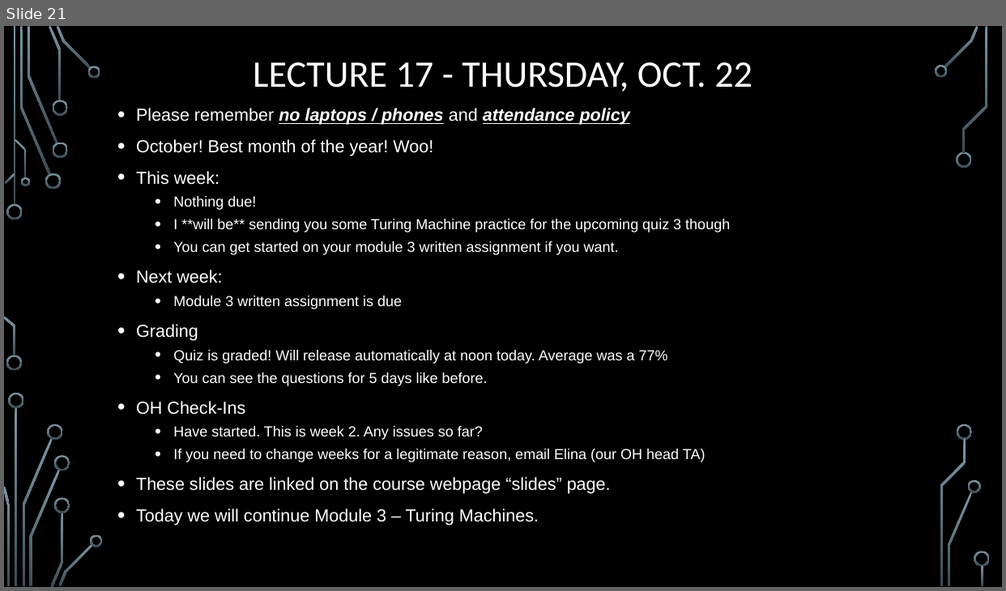
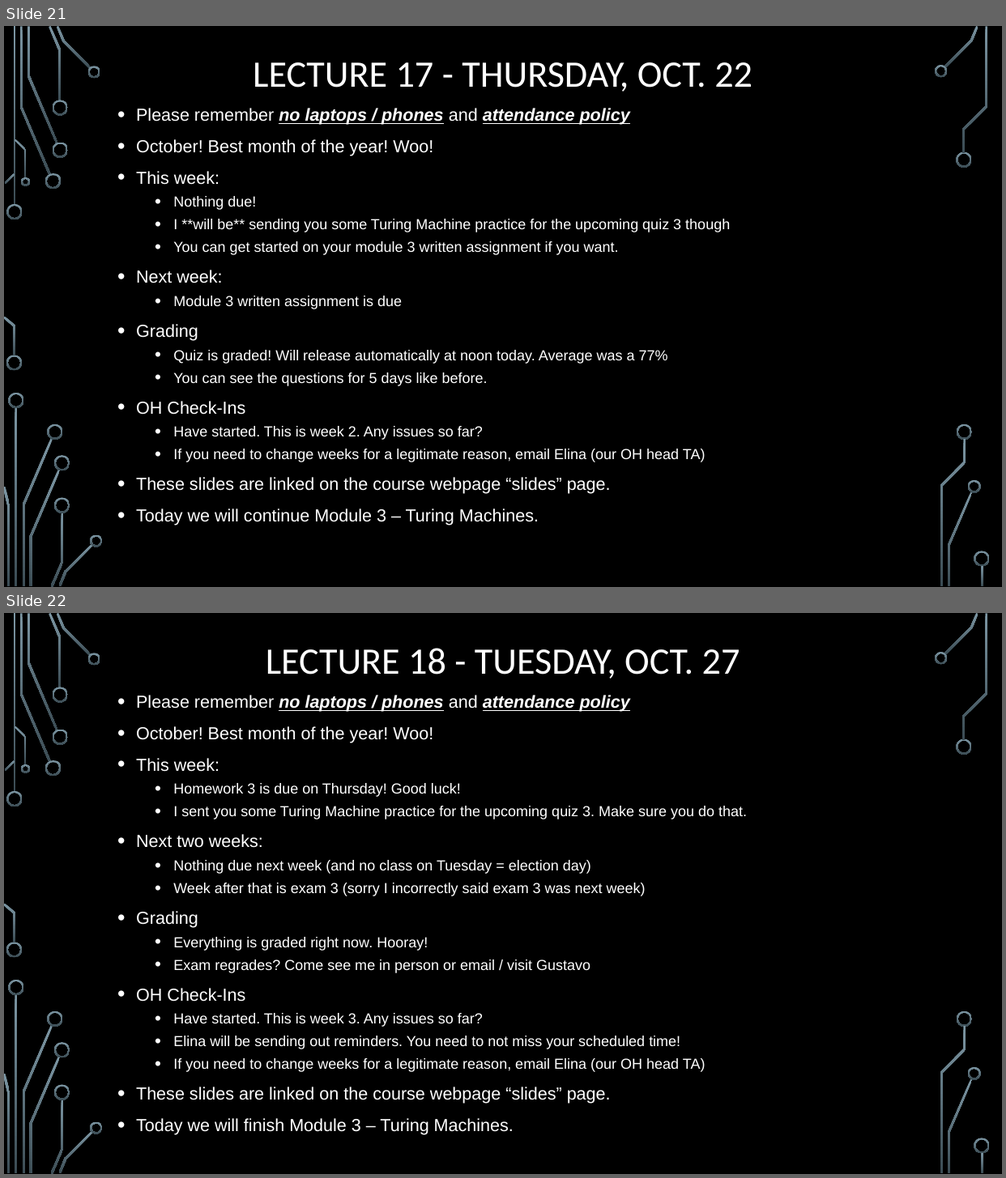
Before and after one commit to markfloryan/dmt2, a slide deck: slides/00-DailyAnnouncements.pptx. Shown one above the other, each under a label of ours: slide 21 before the commit, slides 21 and 22 after it. The pictures are 1006x591 and 1006x1178 pixels, drawn with LibreOffice and Linux fonts; fonts in the diff are those of the drawing; background and template pictures are left out. Boxes give left, top, right and bottom in pixels: in the first picture for what was removed or moved away, otherwise in the second. Text is boxed around its words. In the diff, an @@ line names an element or a change of style, - is before the commit and + after.

```diff
--- a/slides/00-DailyAnnouncements.pptx
+++ b/slides/00-DailyAnnouncements.pptx
@@ slide 22 added at bbox=[4, 613, 1002, 1174], background picture (left out); not listed: 36 template elements that a slide beside it also shows @@
@@ title added at bbox=[266, 648, 740, 679], 36 pt, text #FFFFFF @@
+LECTURE 18 - TUESDAY, OCT. 27
@@ text added at bbox=[136, 695, 747, 1135], 14 pt, text #FFFFFF @@
+• Please remember no laptops / phones and attendance policy
+• October! Best month of the year! Woo!
+• This week:
+  • Homework 3 is due on Thursday! Good luck!
+  • I sent you some Turing Machine practice for the upcoming quiz 3. Make sure you do that.
+• Next two weeks:
+  • Nothing due next week (and no class on Tuesday = election day)
+  • Week after that is exam 3 (sorry I incorrectly said exam 3 was next week)
+• Grading
+  • Everything is graded right now. Hooray!
+  • Exam regrades? Come see me in person or email / visit Gustavo
+• OH Check-Ins
+  • Have started. This is week 3. Any issues so far?
+  • Elina will be sending out reminders. You need to not miss your scheduled time!
+  • If you need to change weeks for a legitimate reason, email Elina (our OH head TA)
+• These slides are linked on the course webpage “slides” page.
+• Today we will finish Module 3 – Turing Machines.
```
Also in this commit, not shown: 1 slide changed, 2 other files.
